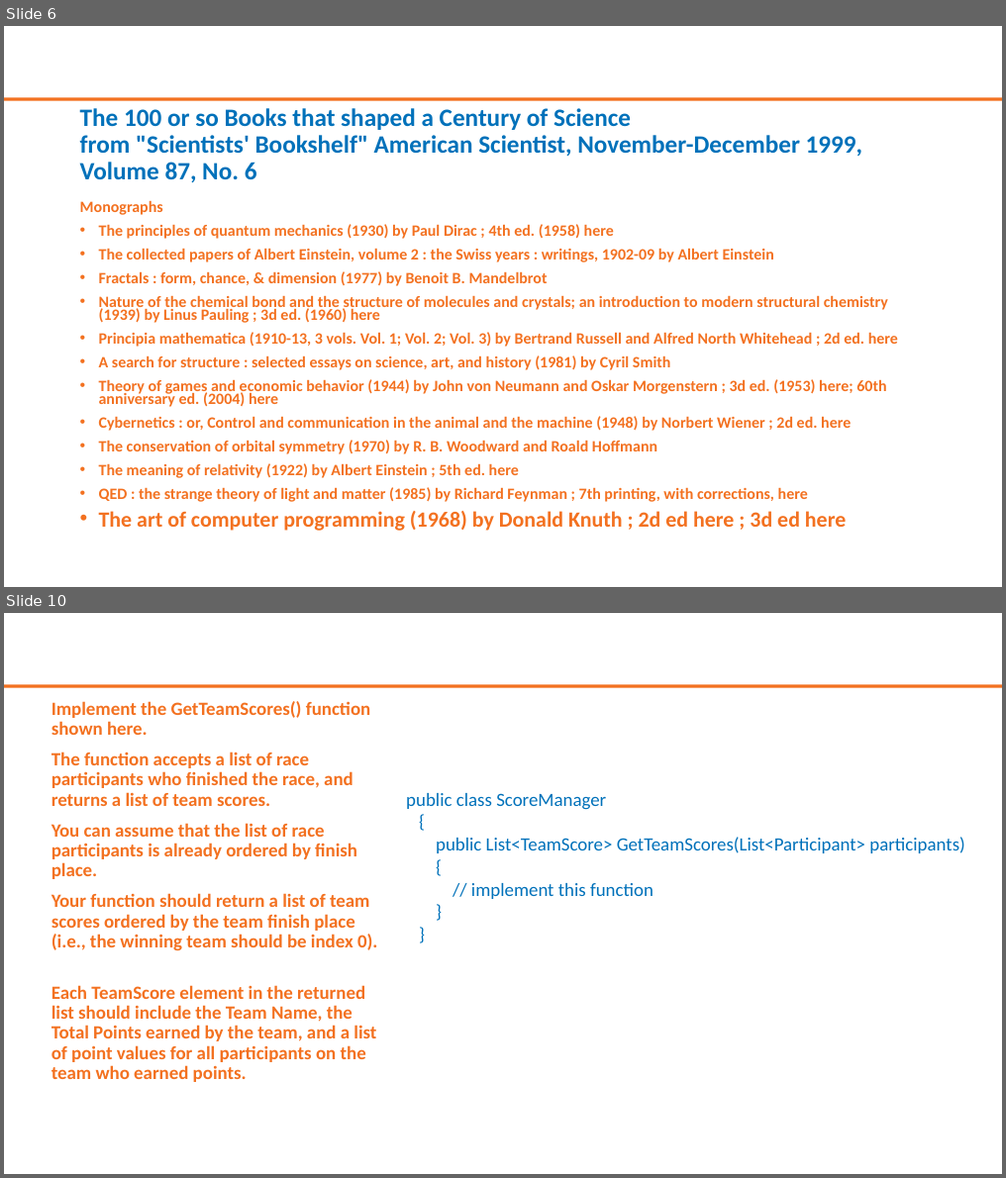
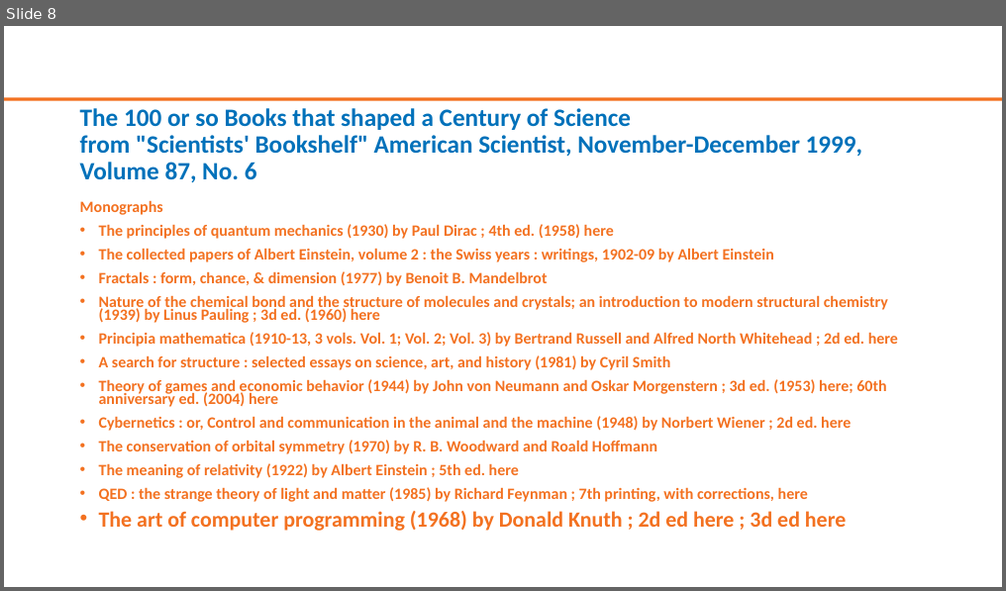
Before and after one commit to Ingage-Meetup/XC-20210120, a slide deck: slides.pptx. Shown one above the other, each under a label of ours: slides 6 and 10 before the commit, slide 8 after it; the slides between them are not shown. The pictures are 1006x1178 and 1006x591 pixels, drawn with LibreOffice and Linux fonts; fonts in the diff are those of the drawing; background and template pictures are left out. Boxes give left, top, right and bottom in pixels: in the first picture for what was removed or moved away, otherwise in the second. Text is boxed around its words. In the diff, an @@ line names an element or a change of style, - is before the commit and + after.

```diff
--- a/slides.pptx
+++ b/slides.pptx
@@ slide 10 removed at bbox=[4, 613, 1002, 1174], background #FFFFFF; not listed: 1 template element that a slide beside it also shows @@
@@ text removed at bbox=[52, 701, 377, 1082] @@
-Implement the GetTeamScores() function shown here.
-The function accepts a list of race participants who finished the race, and returns a list of team scores.
-You can assume that the list of race participants is already ordered by finish place.
-Your function should return a list of team scores ordered by the team finish place (i.e., the winning team should be index 0).
-Each TeamScore element in the returned list should include the Team Name, the Total Points earned by the team, and a list of point values for all participants on the team who earned points.
@@ text removed at bbox=[406, 793, 965, 899] @@
-public class ScoreManager
-{
-public List<TeamScore> GetTeamScores(List<Participant> participants)
-{
-// implement this function
-}
-}
@@ what was slide 6 is now slide 8 @@
```
Also in this commit, not shown: 2 slides changed, 5 slides added, 4 other slides removed.
